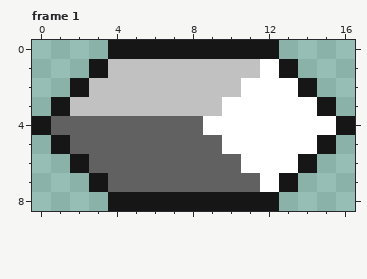
Pixel-art file, stored at Assets/img/shard.ase. That is the earlier state.
17x9 pixels, 1 frame. Colours within 5 levels of each other are drawn and written as one. Shown: frame 1. The commit also changed other frames, which this record leaves out.
And afterwards:
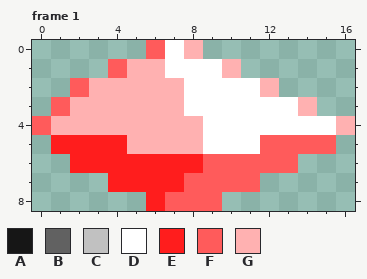
Palette (. is transparent): A #161616  B #616161  C #c1c1c1  D #ffffff  E #ff1d1d  F #ff5b5b  G #ffb1b1
The exact change:
layer "shard_r" added
layer "Layer 1" removed
Changed rows in their new state; - is an unchanged pixel.
Frame 1:
first column x 0:
0 ----..FDG....----
1 ---.FGGDDDG...---
2 --FGGGGGDDD-G..--
3 -FGGGGGGDD----G.-
4 FGGGGGGGG-------G
5 -EEEEGGGGD--FFFF-
6 --EEEEEEEFFFFF.--
7 ---.EEEEFFFF..---
8 ----..EFFF...----
Pixel boxes of the changes (left, top, right, bottom) in both pictures:
changed: (32, 40, 355, 211)
